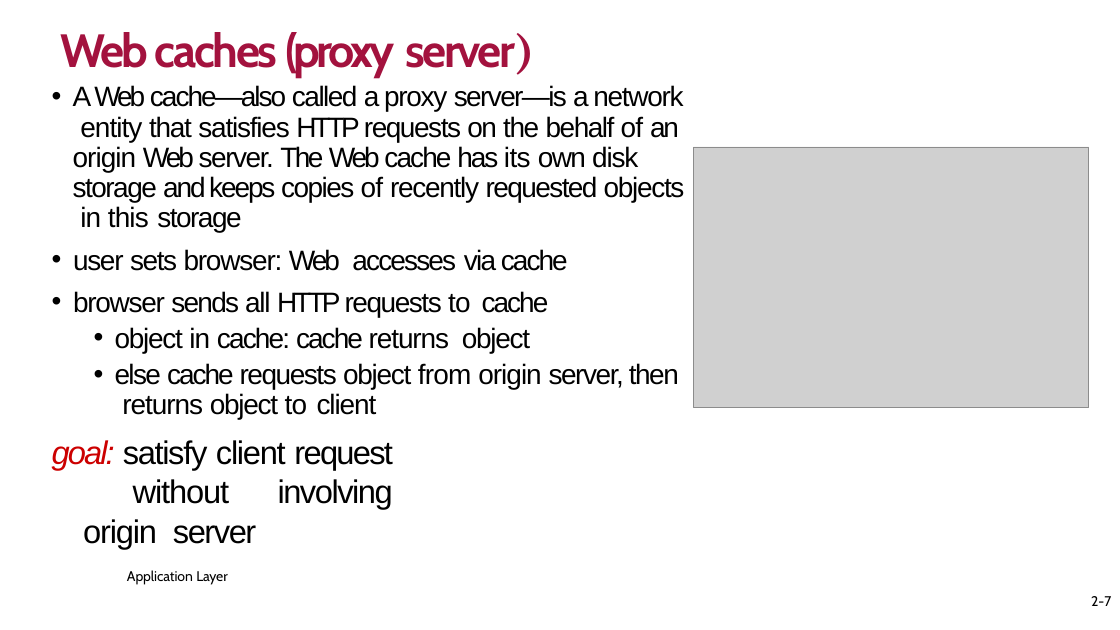
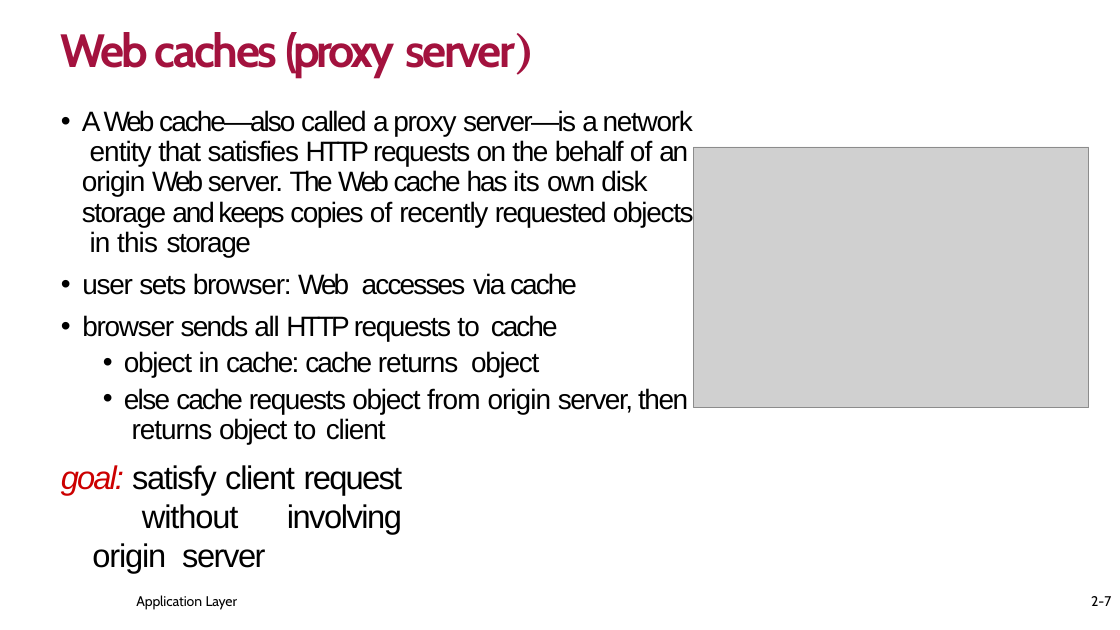
Before and after one commit to Giriiri-g/semester-3, a slide deck: slide 7 of ICN materials 204/Lecture7_Application Layer-2-HTTPcookies-FTP.pptx. Drawn at 1120x630 pixels with LibreOffice and Linux fonts; fonts in the diff are those of the drawing; grey boxes stand for pictures; background and template pictures are left out. Boxes give left, top, right and bottom in pixels: in the first picture for what was removed or moved away, otherwise in the second. Text is boxed around its words. In the diff, an @@ line names an element or a change of style, - is before the commit and + after.

```diff
--- a/ICN materials 204/Lecture7_Application Layer-2-HTTPcookies-FTP.pptx
+++ b/ICN materials 204/Lecture7_Application Layer-2-HTTPcookies-FTP.pptx
@@ text "A Web cache—also called a ..." moved from (x1=52, y1=85, x2=685, y2=585) to (x1=61, y1=110, x2=694, y2=610) @@
```
Also in this commit, not shown: 9 other slides changed, 1 slide added, 8 other files.
